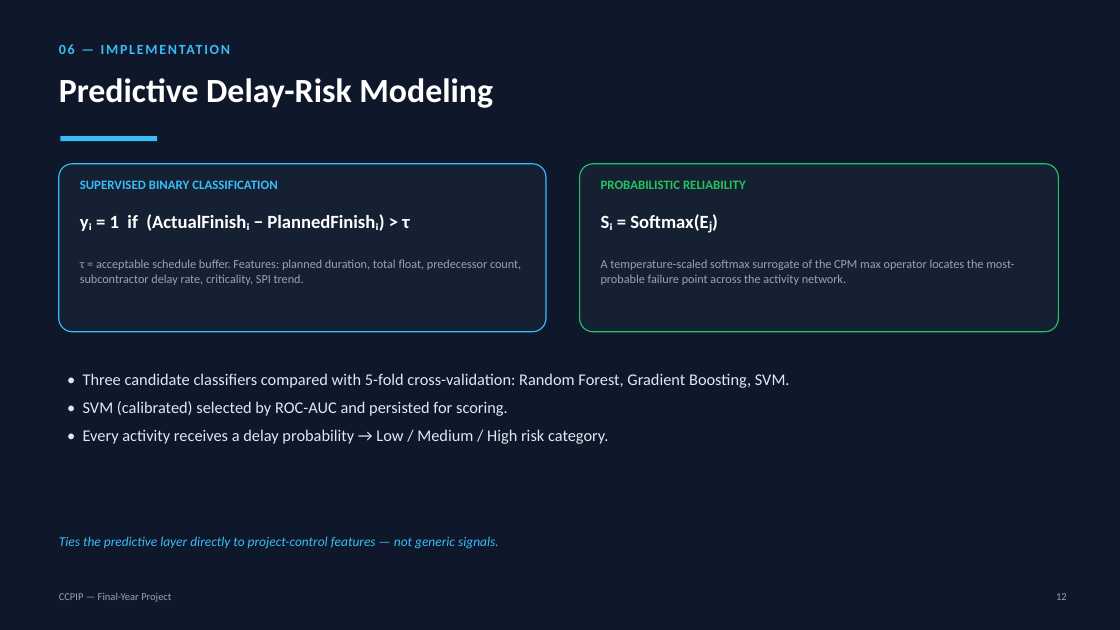
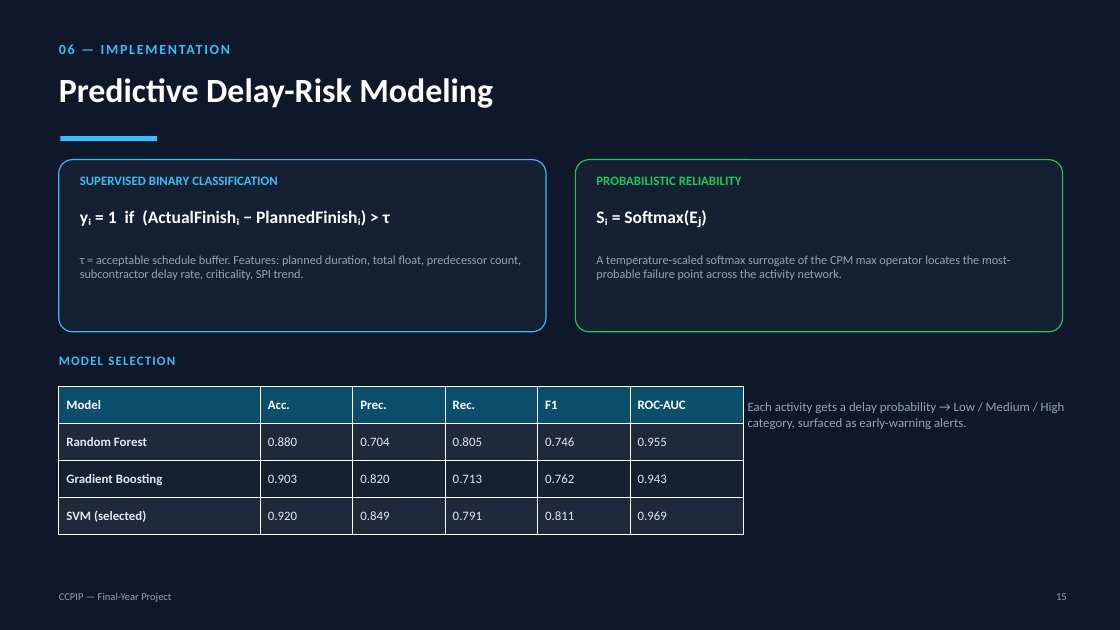
Before and after one commit to castial004/Cloud-Native-Construction-Project-Intelligence-Platform, a slide deck: slide 15 of project-final.pptx (slide 12 before the commit). Drawn at 1120x630 pixels with LibreOffice and Linux fonts; fonts in the diff are those of the drawing. Boxes give left, top, right and bottom in pixels: in the first picture for what was removed or moved away, otherwise in the second. Text is boxed around its words. In the diff, an @@ line names an element or a change of style, - is before the commit and + after.

```diff
--- a/project-final.pptx
+++ b/project-final.pptx
@@ rounded rectangle: place and size @@
-rounded rectangle at box(59, 164, 546, 332)
+rounded rectangle at box(59, 160, 546, 332)
@@ text "SUPERVISED BINARY CLASSIFICATION": place and size @@
-text "SUPERVISED BINARY CLASSIFICATION" at box(80, 180, 277, 189)
+text "SUPERVISED BINARY CLASSIFICATION" at box(80, 176, 277, 185)
@@ rounded rectangle: place and size @@
-rounded rectangle at box(580, 164, 1059, 332)
+rounded rectangle at box(576, 160, 1063, 332)
@@ text "PROBABILISTIC RELIABILITY": place and size @@
-text "PROBABILISTIC RELIABILITY" at box(601, 180, 746, 189)
+text "PROBABILISTIC RELIABILITY" at box(596, 176, 742, 185)
@@ text "yᵢ = 1 if (ActualFinishᵢ ..." at box(80, 210, 390, 226): size 16 to 15 pt @@
@@ text "Sᵢ = Softmax(Eⱼ)" at box(596, 210, 697, 226): size 16 to 15 pt @@
@@ text "τ = acceptable schedule buffer. ...": place and size @@
-text "τ = acceptable schedule buffer. ..." at box(80, 259, 521, 285)
+text "τ = acceptable schedule buffer. ..." at box(80, 255, 521, 280)
@@ text "A temperature-scaled softmax surrogate of ...": place and size @@
-text "A temperature-scaled softmax surrogate of ..." at box(601, 259, 1014, 285)
+text "A temperature-scaled softmax surrogate of ..." at box(596, 255, 1010, 280)
@@ text at box(59, 356, 175, 365): text changed; size 14 to 11 pt; text colour #E2E8F0 to #38BDF8; bold on @@
-• Three candidate classifiers compared with 5-fold cross-validation: Random Forest, Gradient Boosting, SVM.
-• SVM (calibrated) selected by ROC-AUC and persisted for scoring.
-• Every activity receives a delay probability → Low / Medium / High risk category.
+MODEL SELECTION
@@ table added at box(59, 386, 744, 534), 4 rows, 6 columns @@
+Model | Acc. | Prec. | Rec. | F1 | ROC-AUC
+Random Forest | 0.880 | 0.704 | 0.805 | 0.746 | 0.955
+Gradient Boosting | 0.903 | 0.820 | 0.713 | 0.762 | 0.943
+SVM (selected) | 0.920 | 0.849 | 0.791 | 0.811 | 0.969
@@ text added at box(748, 402, 1065, 429), 11 pt, text #94A3B8 @@
+Each activity gets a delay probability → Low / Medium / High category, surfaced as early-warning alerts.
@@ text removed at box(59, 536, 499, 549) @@
-Ties the predictive layer directly to project-control features — not generic signals.
@@ text at box(1056, 593, 1067, 600): text changed @@
-12
+15
```
Also in this commit, not shown: 15 other slides changed, 11 slides added, 2 slides removed, 10 other files.
